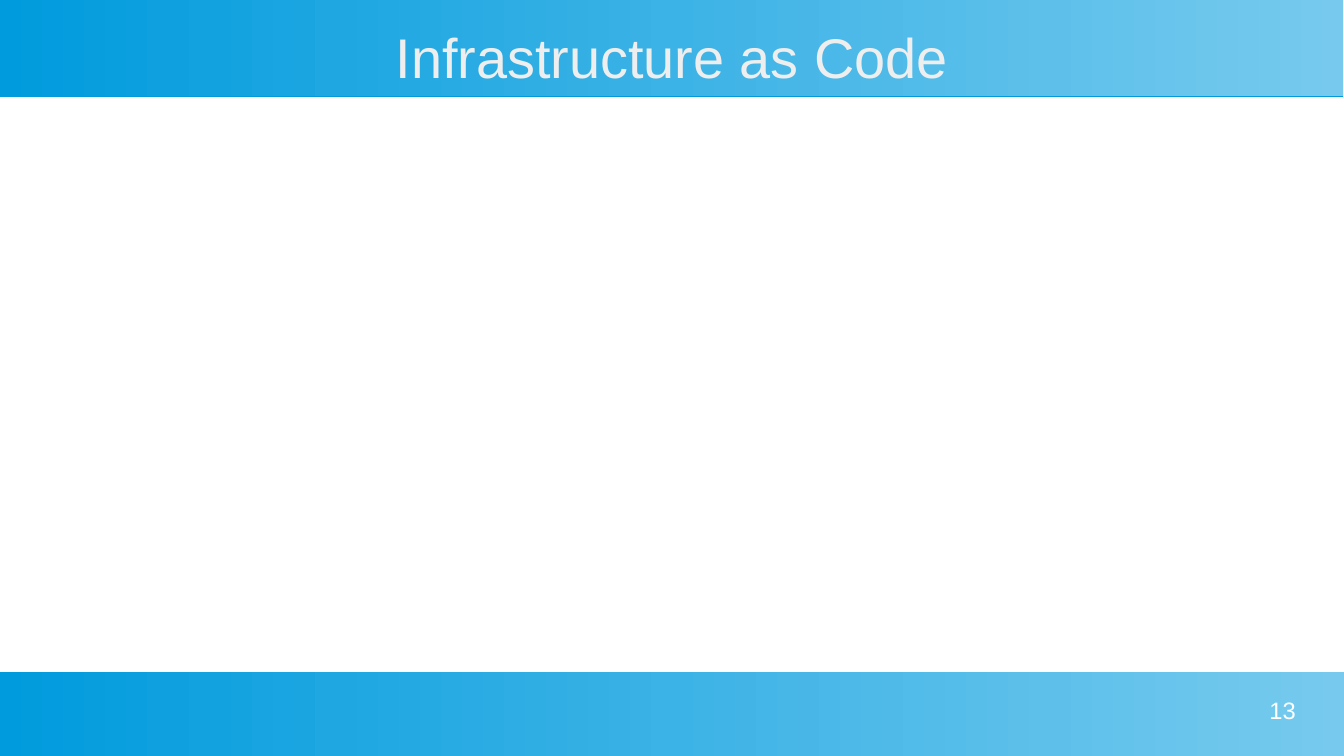
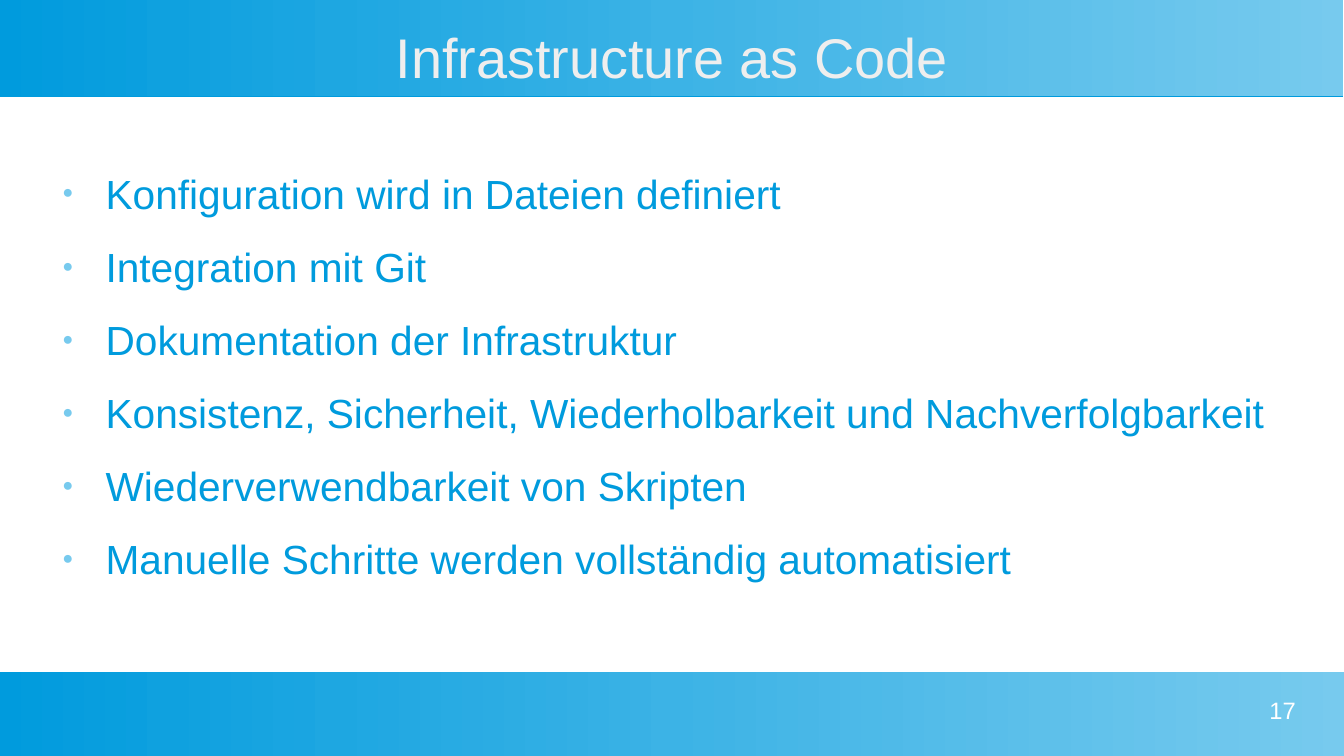
Before and after one commit to NemanjaTomic57/packer-workshop, a slide deck: slide 17 of presentation.odp (slide 13 before the commit). Drawn at 1344x756 pixels with LibreOffice and Linux fonts; fonts in the diff are those of the drawing. Boxes give left, top, right and bottom in pixels: in the first picture for what was removed or moved away, otherwise in the second. Text is boxed around its words. In the diff, an @@ line names an element or a change of style, - is before the commit and + after.

```diff
--- a/presentation.odp
+++ b/presentation.odp
@@ text added at (106,179,1264,582), 24 pt, text #009BDD @@
+● Konfiguration wird in Dateien definiert
+● Integration mit Git
+● Dokumentation der Infrastruktur
+● Konsistenz, Sicherheit, Wiederholbarkeit und Nachverfolgbarkeit
+● Wiederverwendbarkeit von Skripten
+● Manuelle Schritte werden vollständig automatisiert
@@ page number at (1269,702,1295,719): text changed @@
-13
+17
```
Also in this commit, not shown: 2 other slides changed, 5 slides added, 1 slide removed, 8 other files.
